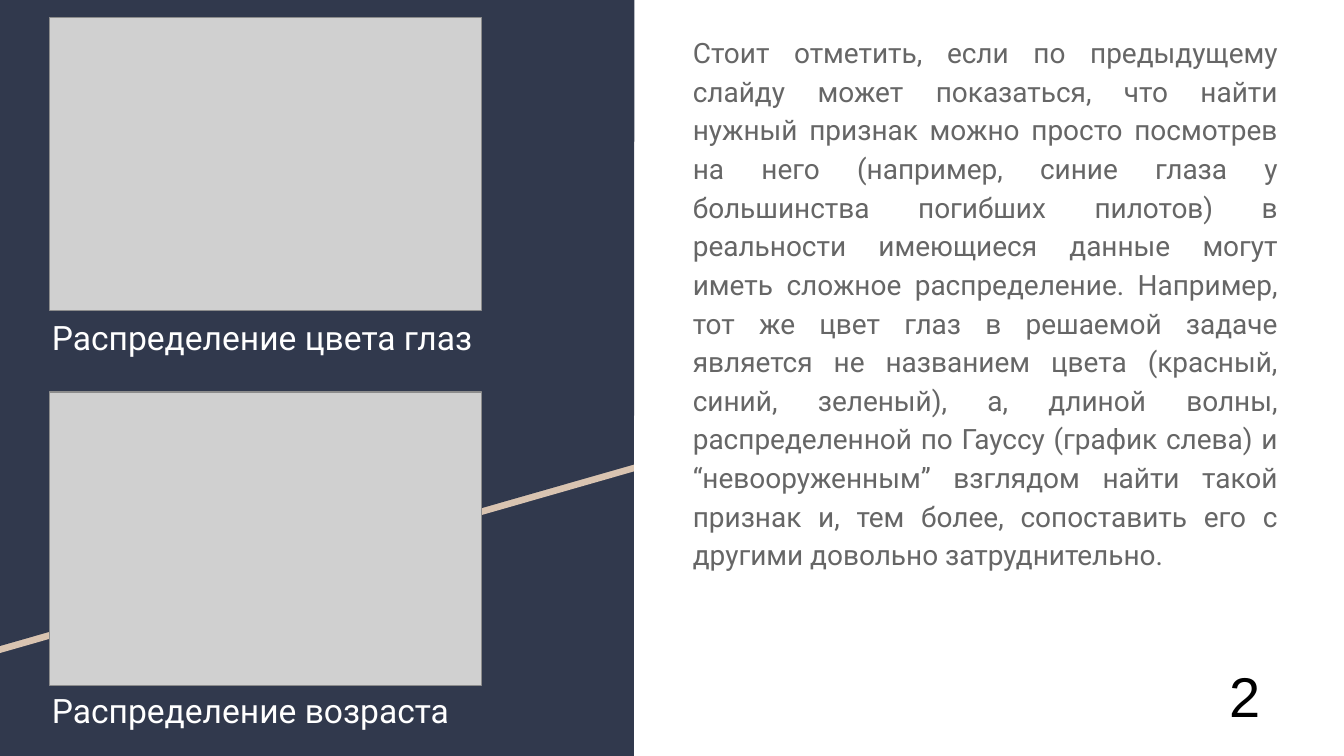
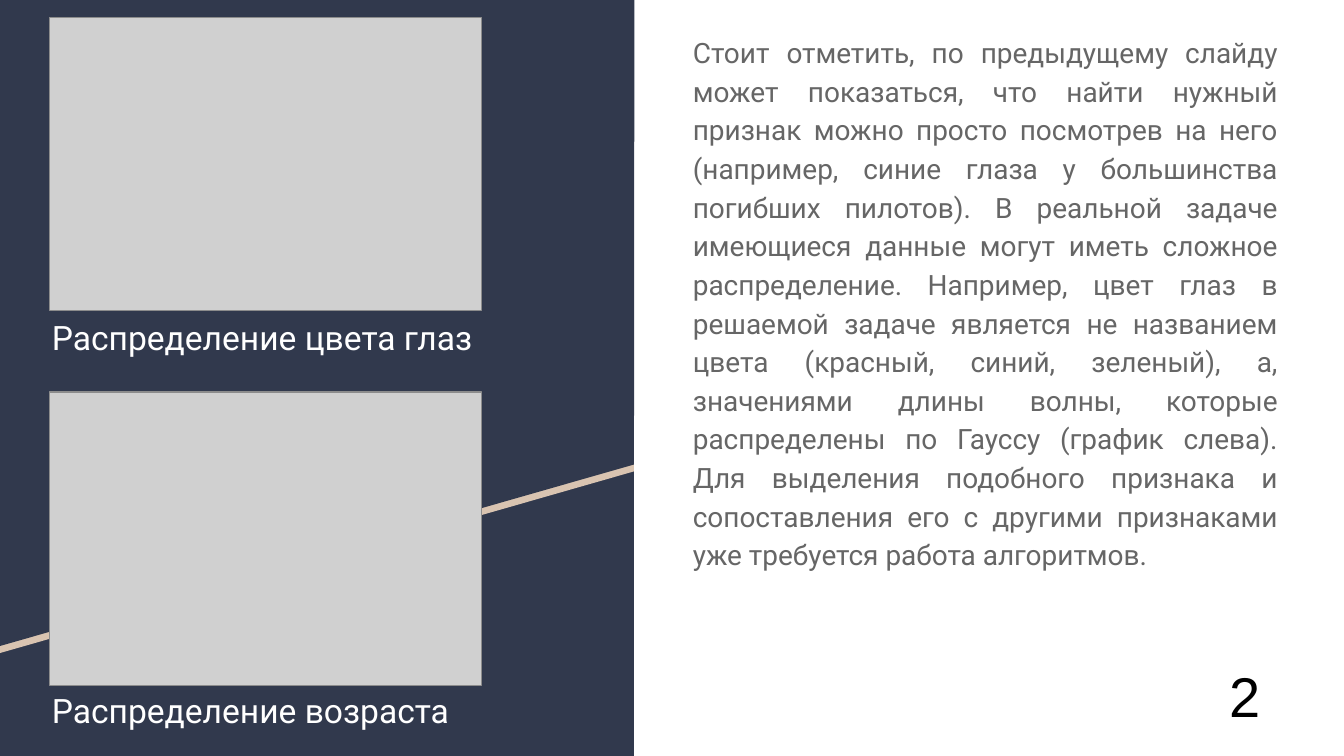
Before and after one commit to AlexanderUzunyan/TestProject, a slide deck: slide 3 of neuro/doc/TMVA.odp. Drawn at 1344x756 pixels with LibreOffice and Linux fonts; fonts in the diff are those of the drawing; grey boxes stand for pictures. Boxes give left, top, right and bottom in pixels: in the first picture for what was removed or moved away, otherwise in the second. Text is boxed around its words. In the diff, an @@ line names an element or a change of style, - is before the commit and + after.

Commit message:
new version

```diff
--- a/neuro/doc/TMVA.odp
+++ b/neuro/doc/TMVA.odp
@@ text at [693,43,1278,571]: text changed @@
-Стоит отметить, если по предыдущему слайду может показаться, что найти нужный признак можно просто посмотрев на него (например, синие глаза у большинства погибших пилотов) в реальности имеющиеся данные могут иметь сложное распределение. Например, тот же цвет глаз в решаемой задаче является не названием цвета (красный, синий, зеленый), а, длиной волны, распределенной по Гауссу (график слева) и “невооруженным” взглядом найти такой признак и, тем более, сопоставить его с другими довольно затруднительно.
+Стоит отметить, по предыдущему слайду может показаться, что найти нужный признак можно просто посмотрев на него (например, синие глаза у большинства погибших пилотов). В реальной задаче имеющиеся данные могут иметь сложное распределение. Например, цвет глаз в решаемой задаче является не названием цвета (красный, синий, зеленый), а, значениями длины волны, которые распределены по Гауссу (график слева). Для выделения подобного признака и сопоставления его с другими признаками уже требуется работа алгоритмов.
```
Also in this commit, not shown: 15 other slides changed.
